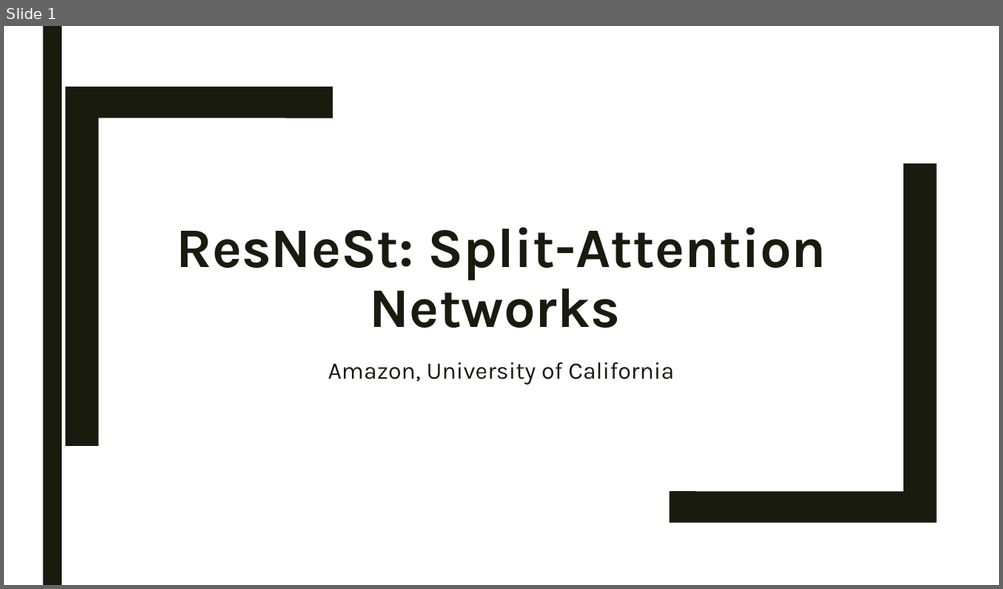
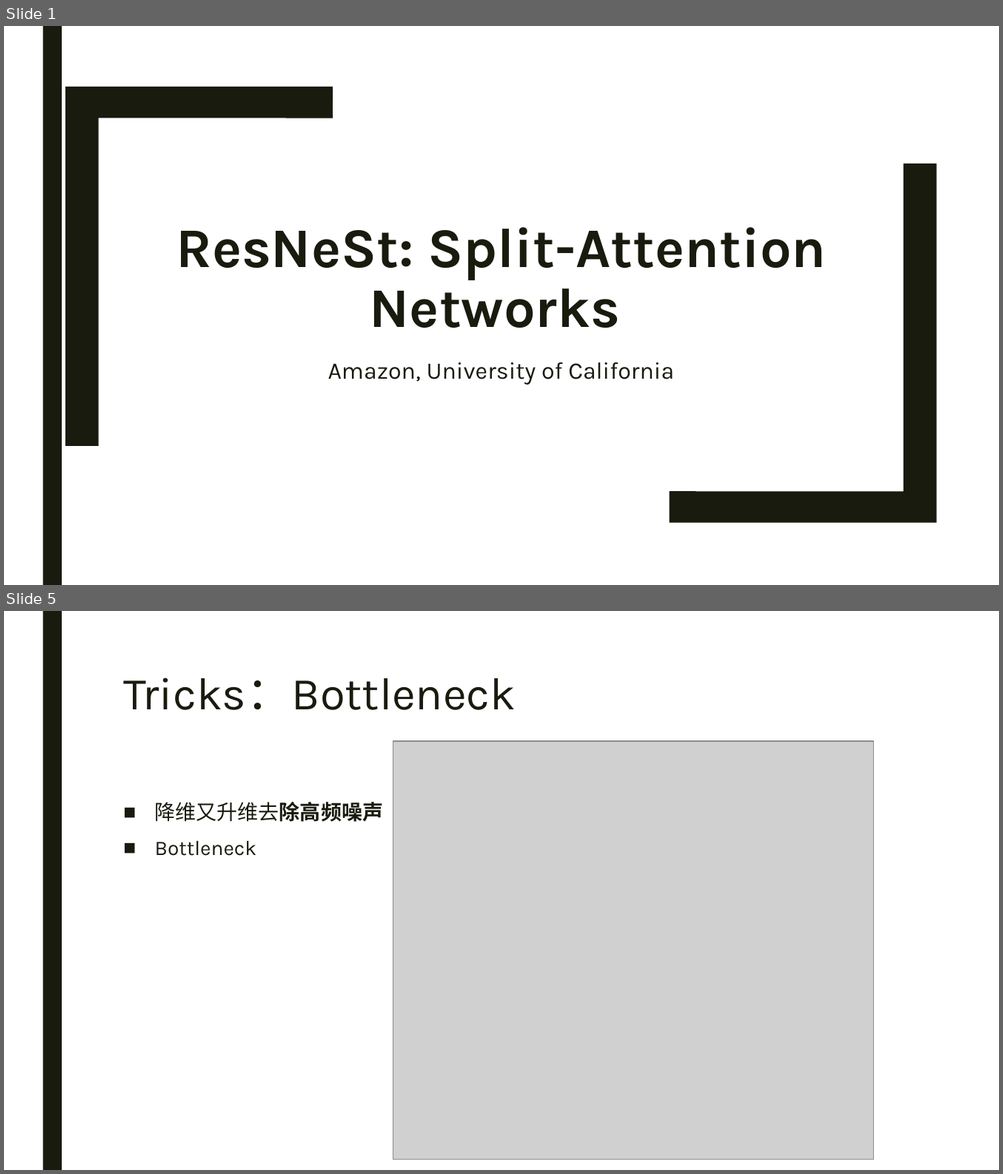
Before and after one commit to Iranb/NoteBook, a slide deck: Paper Notes/ResNetSt/ResNetSt.pptx. Shown one above the other, each under a label of ours: slide 1 before the commit, slides 1 and 5 after it; the slides between them are not shown. The pictures are 1003x589 and 1003x1174 pixels, drawn with LibreOffice and Linux fonts; fonts in the diff are those of the drawing; grey boxes stand for pictures. Boxes give left, top, right and bottom in pixels: in the first picture for what was removed or moved away, otherwise in the second. Text is boxed around its words. In the diff, an @@ line names an element or a change of style, - is before the commit and + after.

```diff
--- a/Paper Notes/ResNetSt/ResNetSt.pptx
+++ b/Paper Notes/ResNetSt/ResNetSt.pptx
@@ slide 5 added at bbox=[4, 611, 999, 1170], background #FFFFFF; not listed: 1 template element that a slide beside it also shows @@
@@ title added at bbox=[123, 678, 515, 710], 44 pt, text #191B0E @@
+Tricks：Bottleneck
@@ picture added at bbox=[392, 741, 874, 1160] @@
@@ text added at bbox=[155, 802, 384, 856], 20 pt, text #191B0E @@
+■ 降维又升维去除高频噪声
+■ Bottleneck
```
Also in this commit, not shown: 3 slides changed, 8 other slides added, 2 slides removed, 9 other files.
